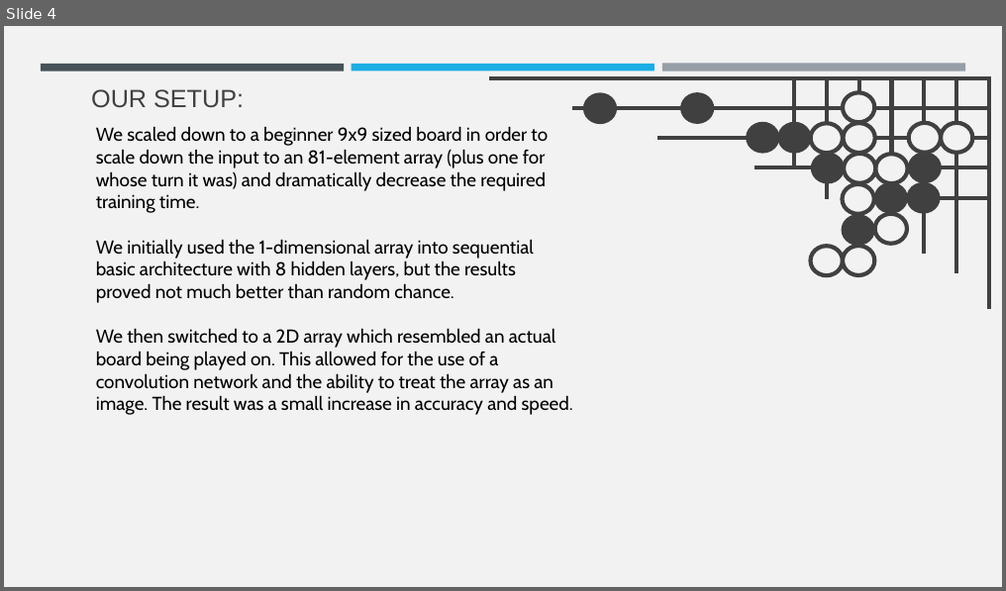
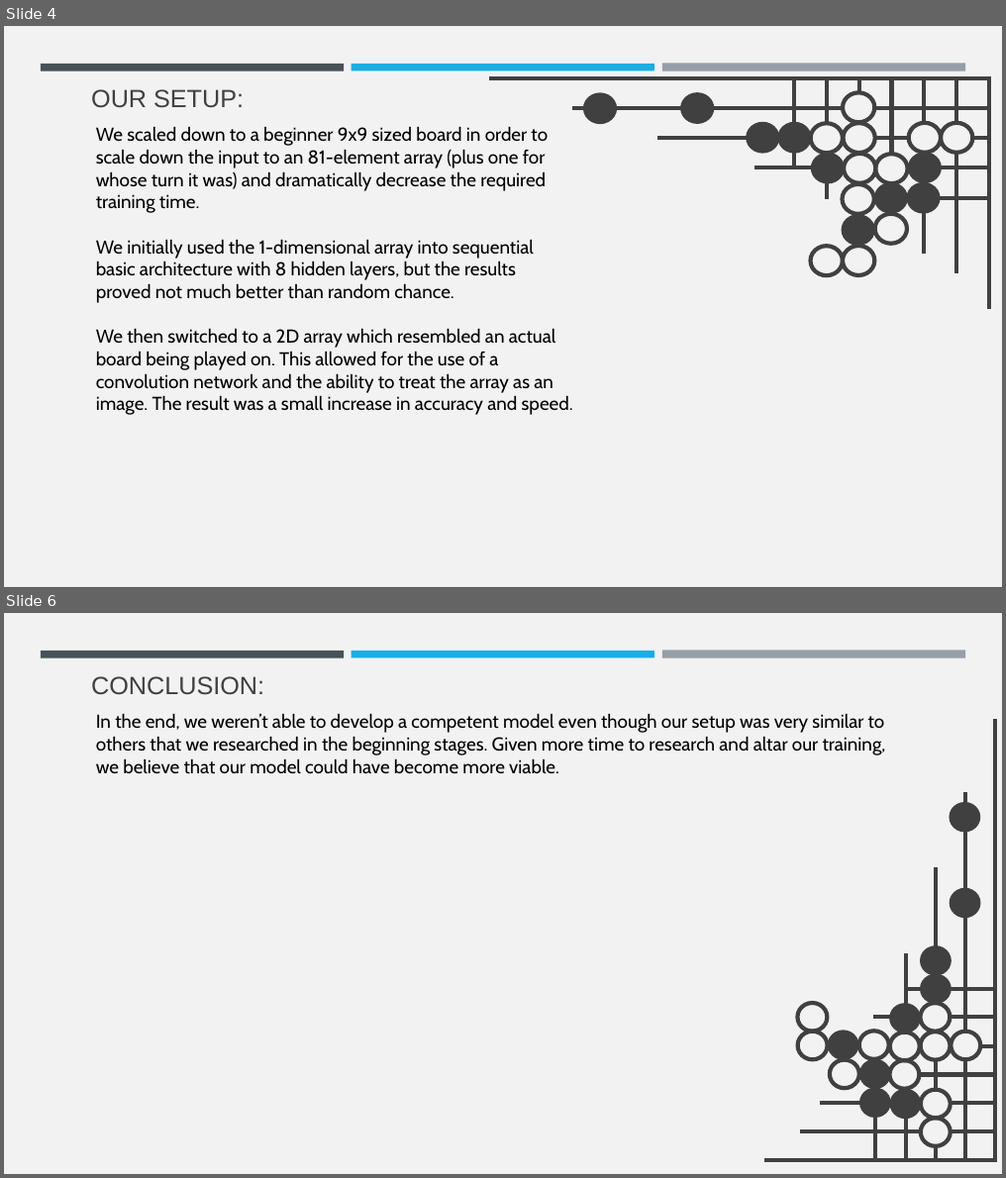
Before and after one commit to CSCI4850/s21-team6-project, a slide deck: GoPresentation.pptx. Shown one above the other, each under a label of ours: slide 4 before the commit, slides 4 and 6 after it; the slides between them are not shown. The pictures are 1006x591 and 1006x1178 pixels, drawn with LibreOffice and Linux fonts; fonts in the diff are those of the drawing. Boxes give left, top, right and bottom in pixels: in the first picture for what was removed or moved away, otherwise in the second. Text is boxed around its words. In the diff, an @@ line names an element or a change of style, - is before the commit and + after.

```diff
--- a/GoPresentation.pptx
+++ b/GoPresentation.pptx
@@ slide 6 added at bbox=[4, 613, 1002, 1174], background #F2F2F2 @@
@@ rectangle added at bbox=[4, 613, 1002, 1174], fill #F2F2F2 @@
@@ rectangle added at bbox=[41, 651, 344, 658], fill #465359 @@
@@ rectangle added at bbox=[351, 651, 654, 658], fill #1CADE4 @@
@@ rectangle added at bbox=[662, 651, 965, 659], fill #969FA7 @@
@@ text added at bbox=[91, 676, 264, 695], 24 pt, text #404040 @@
+CONCLUSION:
@@ text added at bbox=[96, 713, 886, 774], 18 pt, text #000000 @@
+In the end, we weren’t able to develop a competent model even though our setup was very similar to others that we researched in the beginning stages. Given more time to research and altar our training, we believe that our model could have become more viable.
@@ group added at bbox=[767, 721, 995, 1161]: 20 ellipses, 12 lines @@
```
Also in this commit, not shown: 3 slides changed, 1 slide removed, 1 other file.
